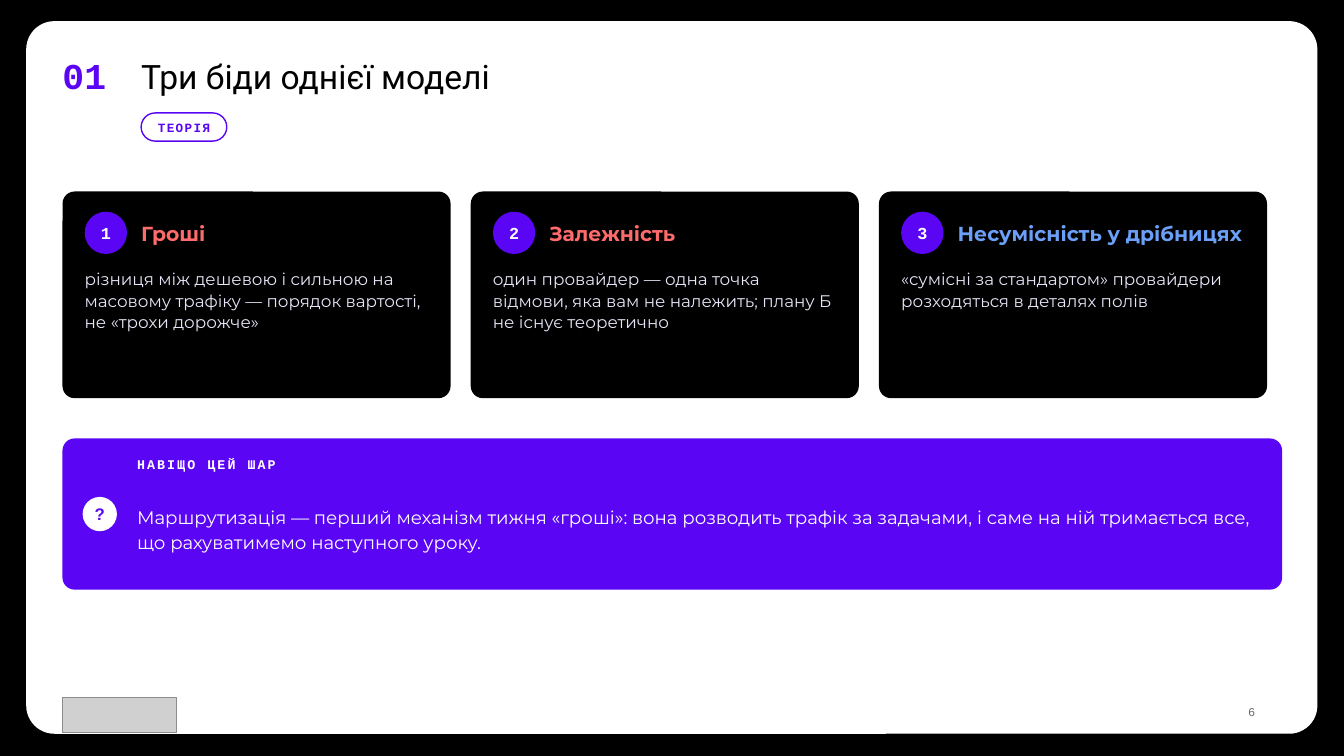
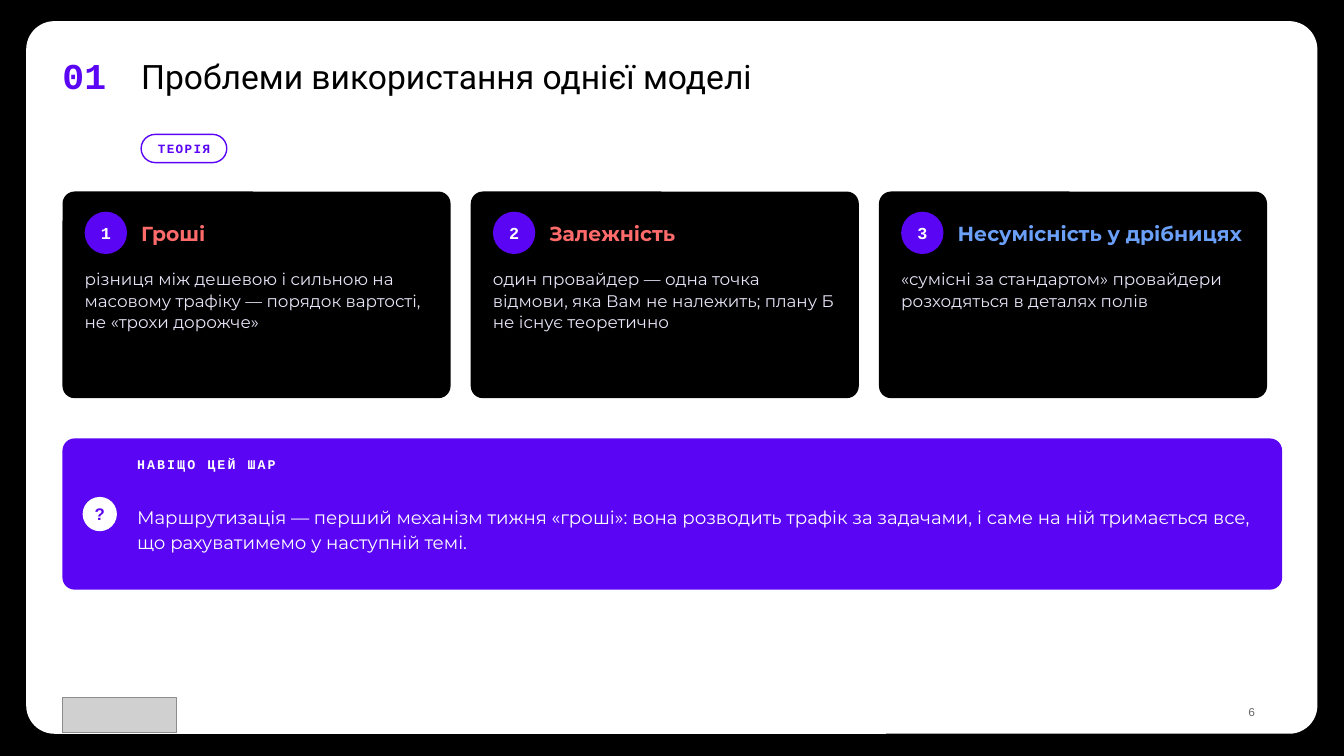
Before and after one commit to TarasFedorenkoFTV/llmops-bootcamp, a slide deck: slide 6 of docs/decks/L03.pptx. Drawn at 1344x756 pixels with LibreOffice and Linux fonts; fonts in the diff are those of the drawing; grey boxes stand for pictures; background and template pictures are left out. Boxes give left, top, right and bottom in pixels: in the first picture for what was removed or moved away, otherwise in the second. Text is boxed around its words. In the diff, an @@ line names an element or a change of style, - is before the commit and + after.

```diff
--- a/docs/decks/L03.pptx
+++ b/docs/decks/L03.pptx
@@ text at (141,63,752,96): text changed @@
-Три біди однієї моделі
+Проблеми використання однієї моделі
@@ text "ТЕОРІЯ": place and size @@
-text "ТЕОРІЯ" at (158,123,210,132)
+text "ТЕОРІЯ" at (158,144,210,153)
@@ rounded rectangle: place and size @@
-rounded rectangle at (141,113,227,141)
+rounded rectangle at (141,134,227,162)
@@ text at (493,272,834,332): text changed @@
-один провайдер — одна точка відмови, яка вам не належить; плану Б не існує теоретично
+один провайдер — одна точка відмови, яка Вам не належить; плану Б не існує теоретично
@@ text at (137,510,1249,553): text changed @@
-Маршрутизація — перший механізм тижня «гроші»: вона розводить трафік за задачами, і саме на ній тримається все, що рахуватимемо наступного уроку.
+Маршрутизація — перший механізм тижня «гроші»: вона розводить трафік за задачами, і саме на ній тримається все, що рахуватимемо у наступній темі.
```
Also in this commit, not shown: 23 other slides changed, 50 other files.
